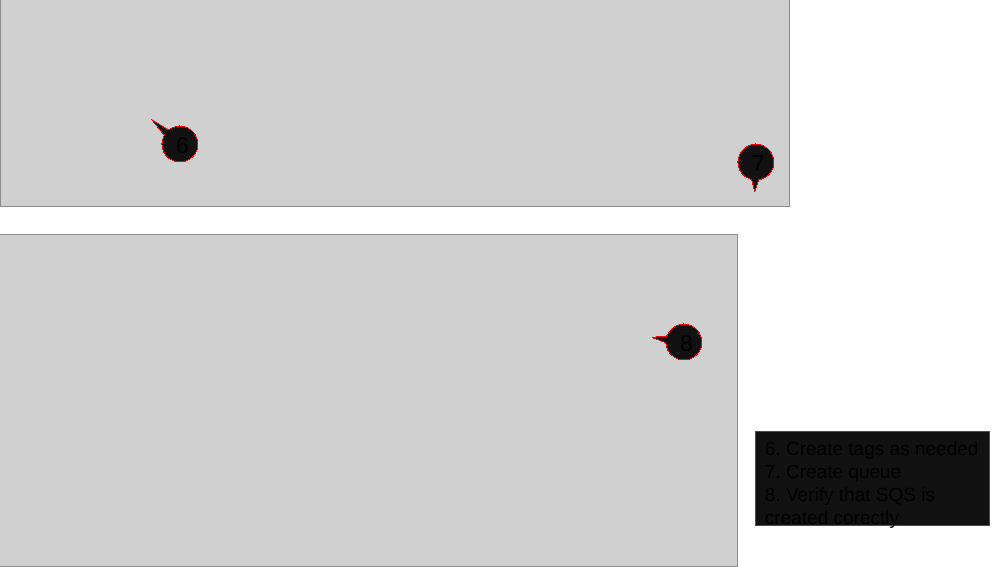
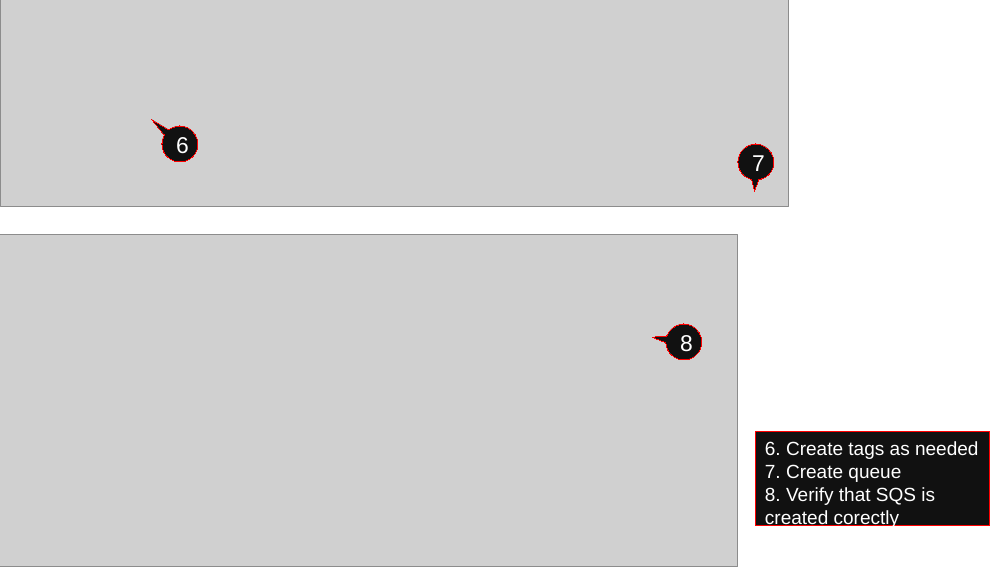
Before and after one commit to enhariharan/aws-solutions-architect-training, a slide deck: slide 3 of module_7_management_and_application/module_7_assignment_4_sqs_and_ses/module_7_assignment_4_sqs_and_ses.pptx. Drawn at 1008x567 pixels with LibreOffice and Linux fonts; fonts in the diff are those of the drawing; grey boxes stand for pictures. Boxes give left, top, right and bottom in pixels: in the first picture for what was removed or moved away, otherwise in the second. Text is boxed around its words. In the diff, an @@ line names an element or a change of style, - is before the commit and + after.

```diff
--- a/module_7_management_and_application/module_7_assignment_4_sqs_and_ses/module_7_assignment_4_sqs_and_ses.pptx
+++ b/module_7_management_and_application/module_7_assignment_4_sqs_and_ses/module_7_assignment_4_sqs_and_ses.pptx
@@ text in speech bubble at (176,137,189,154): text added @@
+6
@@ text in speech bubble at (752,155,765,171): text added @@
+7
@@ text in speech bubble at (680,335,693,352): text added @@
+8
@@ rectangle "6. Create tags as needed" at (756,432,991,525): text colour #000000 to #FFFFFF @@
```
Also in this commit, not shown: 5 other slides changed, 1 slide added, 1 slide removed.
